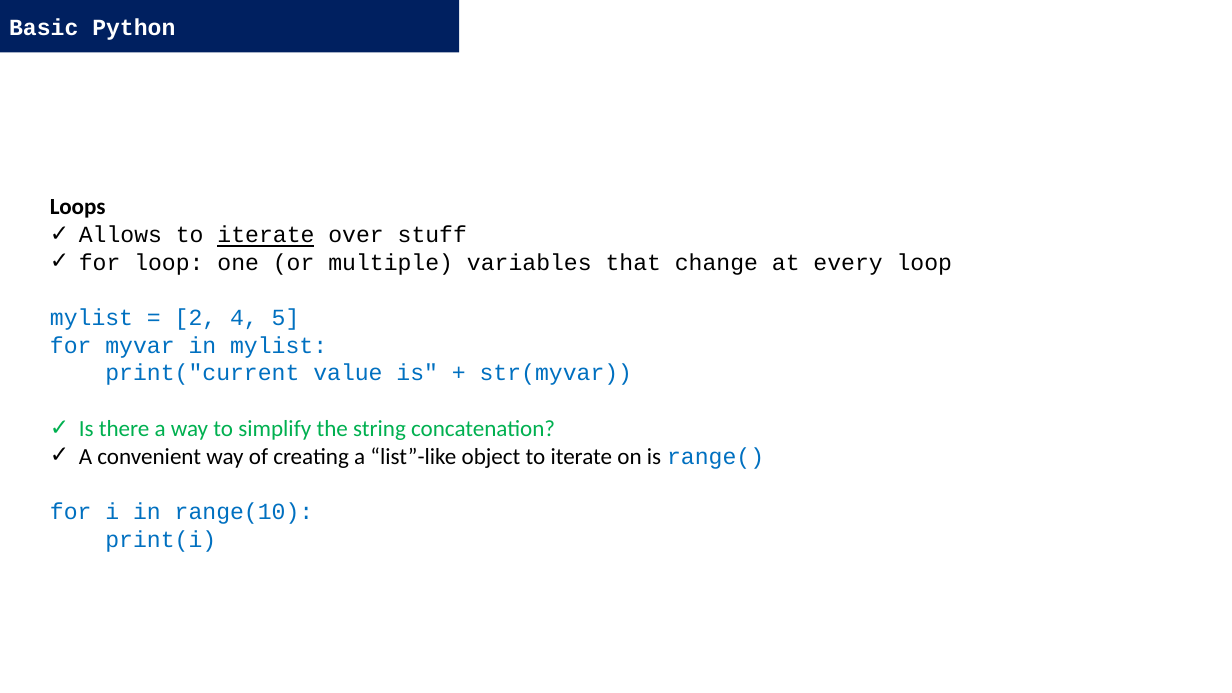
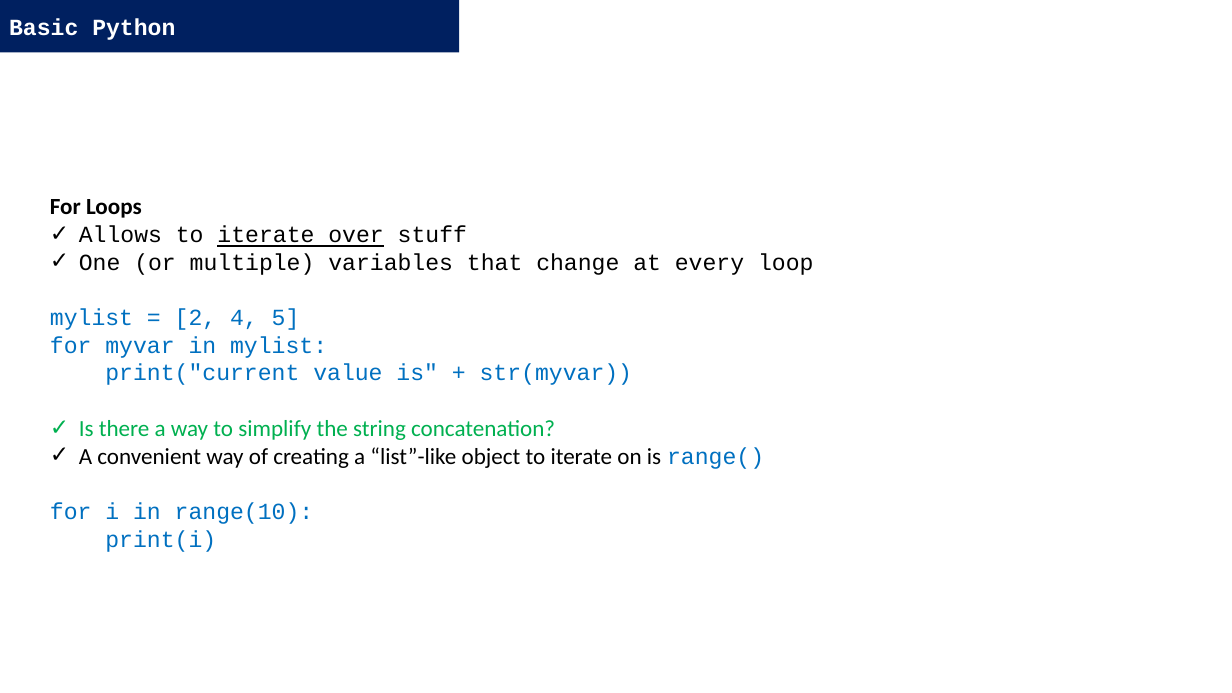
Before and after one commit to DominiqueMakowski/teaching, a slide deck: slide 22 of Python/2022_Zurich/AdvancedPython_2022.pptx (slide 21 before the commit). Drawn at 1232x693 pixels with LibreOffice and Linux fonts; fonts in the diff are those of the drawing. Boxes give left, top, right and bottom in pixels: in the first picture for what was removed or moved away, otherwise in the second. Text is boxed around its words. In the diff, an @@ line names an element or a change of style, - is before the commit and + after.

```diff
--- a/Python/2022_Zurich/AdvancedPython_2022.pptx
+++ b/Python/2022_Zurich/AdvancedPython_2022.pptx
@@ text at [50,199,142,218]: text changed @@
-Loops
+For Loops
@@ text at [79,225,467,247]: underline on in "over" @@
@@ text at [79,253,813,275]: text changed @@
-✓ for loop: one (or multiple) variables that change at every loop
+✓ One (or multiple) variables that change at every loop
```
Also in this commit, not shown: 27 other slides changed, 5 slides added.
